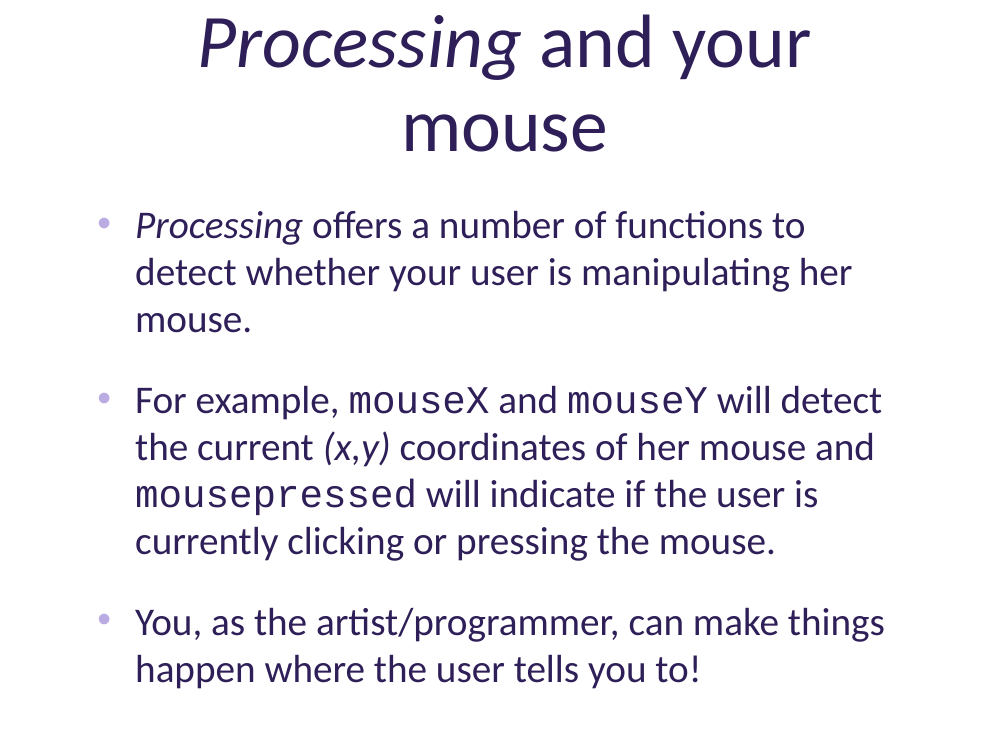
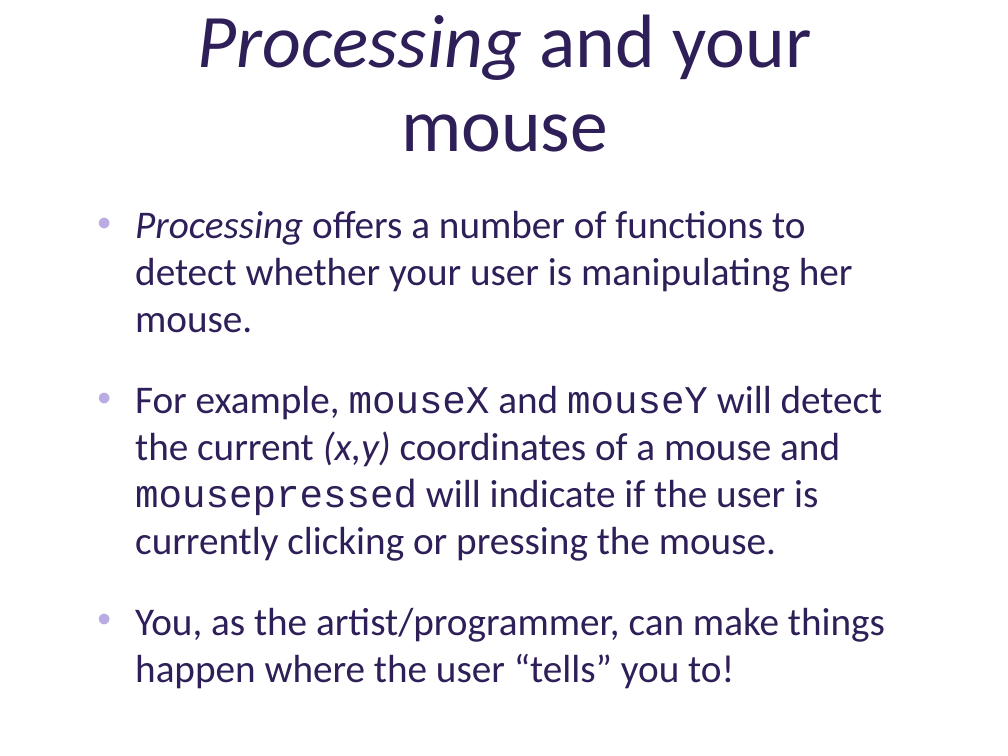
Before and after one commit to deenaengel/TF3_ProcessingSlides, a slide deck: slide 33 of Processing_Presentation_TF3_DE_notes.pptx. Drawn at 1008x756 pixels with LibreOffice and Linux fonts; fonts in the diff are those of the drawing; background and template pictures are left out. Boxes give left, top, right and bottom in pixels: in the first picture for what was removed or moved away, otherwise in the second. Text is boxed around its words. In the diff, an @@ line names an element or a change of style, - is before the commit and + after.

```diff
--- a/Processing_Presentation_TF3_DE_notes.pptx
+++ b/Processing_Presentation_TF3_DE_notes.pptx
@@ text at bbox=[135, 385, 885, 689]: text changed @@
-• For example, mouseX and mouseY will detect the current (x,y) coordinates of her mouse and mousepressed will indicate if the user is currently clicking or pressing the mouse.
-• You, as the artist/programmer, can make things happen where the user tells you to!
+• For example, mouseX and mouseY will detect the current (x,y) coordinates of a mouse and mousepressed will indicate if the user is currently clicking or pressing the mouse.
+• You, as the artist/programmer, can make things happen where the user “tells” you to!
```
Also in this commit, not shown: 10 other slides changed, 1 slide added.
